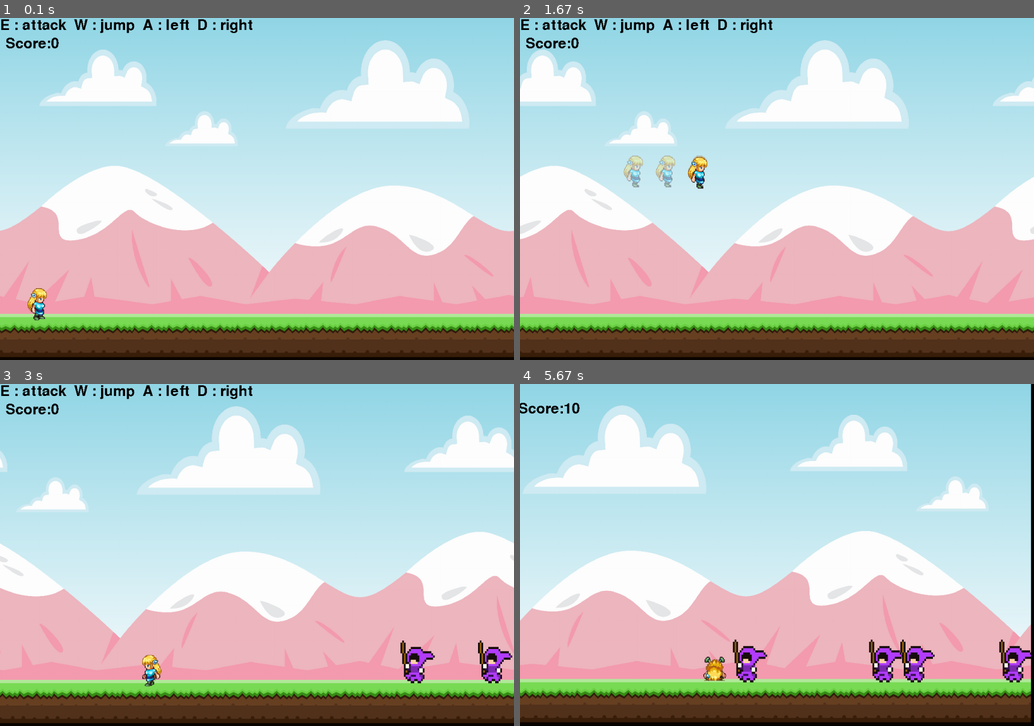
Above: before the commit, frames 1-4 (two rows, left to right).
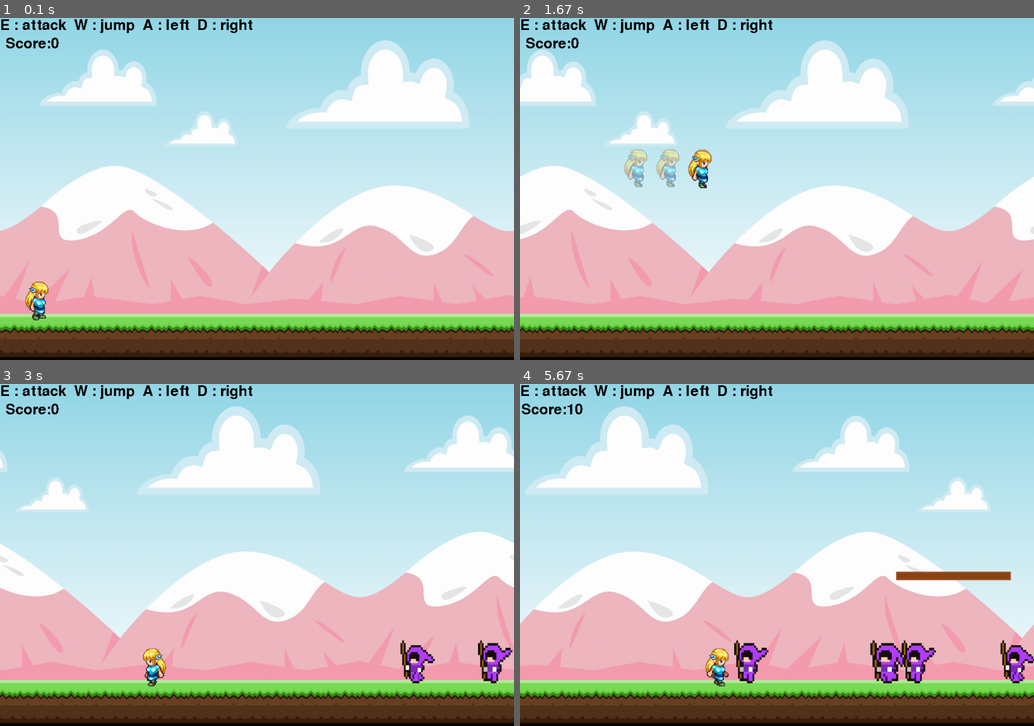
Above: after the commit, the same moments.

Repository: YOU327/-pygame
Game: pygame game, started from shit.py
Same seed, same stepped clock (60 frames per second), same inputs: the game is played once before the commit and once after it.
Inputs (mouse positions are in pixels of both pictures, inside the frame that each line leads up to):
- Up to frame 1 (0.1 s): no input
- Up to frame 2 (1.67 s): click (777, 189) at 0.38 s; hold D 0.67-1.13 s; hold W 1.17-1.47 s; tap Ctrl at 1.5 s
- Up to frame 3 (3 s): hold D 1.83-2.3 s; hold A 2.33-2.87 s; hold A from 2.9 s (still down)
- Up to frame 4 (5.67 s): tap E at 3.05 s; release A at 3.3 s; hold W 3.33-3.7 s; hold D 3.73-4.37 s; click (967, 674) at 4.45 s; hold A 4.73-5.2 s; hold D from 5.23 s (still down)

The runs differ from the first frame. In frame 1, 0.4% of the frame differs, in the area x 4-10%, y 77-89%; in frame 2, 1.0%; in frame 3, 1.0%; in frame 4, 8.8%, in the area x 0-100%, y 0-100%.

Commit message:
還沒更改角色的最終版大概

Diff:
--- a/shit.py
+++ b/shit.py
@@ -1,6 +1,7 @@
 import pygame
 import os
 import sys
+import math
 from random import randint
 
 
@@ -13,17 +14,20 @@
 
 def obstacle_movement(obstacle_list, is_update=True):
     if obstacle_list:
-        for obstacle_rect in obstacle_list:
+        for obst in obstacle_list:
+            rect, type_idx, frames, frame_idx = obst
             if is_update:
-                obstacle_rect.x -= 4
-            if obstacle_rect.bottom == 700:
-                screen.blit(bad1_surface, obstacle_rect)
-            else:
-                screen.blit(bad2_surface, obstacle_rect)
+                rect.x -= 4
+
+                # Animate
+                obst[3] += 0.15 # frame_idx
+                if obst[3] >= len(frames): obst[3] = 0
+
+            screen.blit(frames[int(obst[3])], rect)
 
         if is_update:
             obstacle_list = [
-                obstacle for obstacle in obstacle_list if obstacle.x > -100]
+                obs for obs in obstacle_list if obs[0].x > -200]
         return obstacle_list
     else:
         return []
@@ -32,7 +36,9 @@
 def collisions(obstacles):
     global dead_obstacle_list, hit_stop_frames, screen_shake_intensity, combo_count, combo_timer, score, spawn_rate_ms
     if obstacles:
-        for obstacle_rect in obstacles:
+        for obst in obstacles[:]:
+            obstacle_rect = obst[0]
+            type_idx = obst[1]
             hit_by_effect = False
             if dash_timer > 0 and good_rec.colliderect(obstacle_rect):
                 hit_by_effect = True
@@ -42,14 +48,14 @@
                     hit_by_effect = True
                     break
 
-            if (good_rec.colliderect(obstacle_rect) and is_attacking) or hit_by_effect:
+            if (good_rec.inflate(-20, -10).colliderect(obstacle_rect.inflate(-10, -5)) and is_attacking) or hit_by_effect:
                 hit_stop_frames = 6
                 screen_shake_intensity = 5
                 combo_count += 1
                 combo_timer = 180
                 score += 10 * combo_count
 
-                new_rate = max(300, 1000 - int(score / 200) * 100)
+                new_rate = max(250, 1000 - int(score / 500) * 100)
                 if new_rate != spawn_rate_ms:
                     spawn_rate_ms = new_rate
                     pygame.time.set_timer(obstacle_timer, spawn_rate_ms)
@@ -66,11 +72,11 @@
                         'timer': randint(20, 40)
                     })
 
-                if obstacle_rect.bottom == 700:
+                if obstacle_rect.bottom >= 700:
                     dead_obstacle_list.append([obstacle_rect, 0, randint(5, 12), randint(-15, -5)])
-                obstacle_rect_list.remove(obstacle_rect)
+                obstacle_rect_list.remove(obst)
                 return True
-            elif good_rec.colliderect(obstacle_rect):
+            elif good_rec.inflate(-30, -20).colliderect(obstacle_rect.inflate(-20, -10)) and dash_timer <= 0:
                 return False
     return True
 
@@ -112,7 +118,7 @@
         else:
             good_surface = frames_to_use[int(good_attack_index)]
             # Wave effect spawn
-            if int(good_attack_index) == 3: # Frame for slash wave
+            if attack_mode == "slash" and int(good_attack_index) == 3: # Frame for slash wave
                 direction = 1 if facing_right else -1
                 spawn_x = good_rec.right - 10 if facing_right else good_rec.left + 10
                 punch_effects_list.append({'x': spawn_x, 'y': good_rec.centery, 'timer': 0, 'dir': direction})
@@ -122,12 +128,12 @@
         else:
             if keys[pygame.K_d]:
                 good_index += 0.2
-                if good_index >= 9: good_index = 0
+                if good_index >= 8: good_index = 0
                 good_surface = good_walk_right[int(good_index)]
                 facing_right = True
             elif keys[pygame.K_a]:
                 good_index += 0.2
-                if good_index >= 9: good_index = 0
+                if good_index >= 8: good_index = 0
                 good_surface = good_walk_left[int(good_index)]
                 facing_right = False
             else:
@@ -239,24 +245,28 @@
         return []
 
 
-# Player Spritesheet Optimization
+# HD LPC Spritesheet Optimization (Player Folder)
 player_sheet_path = os.path.join(current_dir, "player", "SaraFullSheet.png")
 # Layout: 13 cols x 21 rows (64x64 pixels/grid)
 # LPC Standard Frame Counts: Walk=9, Strike=6, Thrust=8, Die=6
-good_walk_right = get_frames_from_sheet(player_sheet_path, 21, 13, (100, 100), row_to_get=11, frame_count=9)
-good_walk_left = get_frames_from_sheet(player_sheet_path, 21, 13, (100, 100), row_to_get=9, frame_count=9)
-good_strike_right = get_frames_from_sheet(player_sheet_path, 21, 13, (100, 100), row_to_get=15, frame_count=6)
-good_strike_left = get_frames_from_sheet(player_sheet_path, 21, 13, (100, 100), row_to_get=13, frame_count=6)
-good_thrust_down = get_frames_from_sheet(player_sheet_path, 21, 13, (100, 100), row_to_get=6, frame_count=8)
-good_thrust_up = get_frames_from_sheet(player_sheet_path, 21, 13, (100, 100), row_to_get=4, frame_count=8)
-good_die_frames = get_frames_from_sheet(player_sheet_path, 21, 13, (100, 100), row_to_get=20, frame_count=6)
+good_walk_right = get_frames_from_sheet(player_sheet_path, 21, 13, (120, 120), row_to_get=11, frame_count=9)
+good_walk_left = get_frames_from_sheet(player_sheet_path, 21, 13, (120, 120), row_to_get=9, frame_count=9)
+good_strike_right = get_frames_from_sheet(player_sheet_path, 21, 13, (120, 120), row_to_get=15, frame_count=6)
+good_strike_left = get_frames_from_sheet(player_sheet_path, 21, 13, (120, 120), row_to_get=13, frame_count=6)
+good_thrust_down = get_frames_from_sheet(player_sheet_path, 21, 13, (120, 120), row_to_get=6, frame_count=8)
+good_thrust_up = get_frames_from_sheet(player_sheet_path, 21, 13, (120, 120), row_to_get=4, frame_count=8)
+good_die_frames = get_frames_from_sheet(player_sheet_path, 21, 13, (120, 120), row_to_get=20, frame_count=6)
 
 good_attack_frames = good_strike_right + good_strike_left + good_thrust_down + good_thrust_up
 good_die_surface = good_die_frames[5] # Fully collapsed frame
 
+# Enemies Initialization (Original Ground/Air only)
+bad1_frames = load_animation('bad1', "YeOldyNecroGuy", (80, 100), 1, 6) # Zombie
+bad2_frames = load_animation("bad2", "32x32-bat-sprite", (70, 70), 2, 4) # Bat
+
 good_attack_index = 0
 is_attacking = False
-attack_mode = "slash" # "slash", "kick_down", "kick_up"
+attack_mode = "slash"
 good_index = 0
 good_surface = good_walk_right[good_index]
 good_rec = good_surface.get_rect(midbottom=(100, HEIGHT-90))
@@ -282,12 +292,12 @@
             if event.type == platform_timer:
                 platform_list.append(pygame.Rect(WIDTH + 50, randint(300, 550), randint(150, 300), 20))
             if event.type == obstacle_timer:
-                if randint(0, 2):
-                    obstacle_rect_list.append(bad1_surface.get_rect(
-                        midbottom=(randint(WIDTH + 100, WIDTH + 300), 700)))
-                else:
-                    obstacle_rect_list.append(bad2_surface.get_rect(
-                        midbottom=(randint(WIDTH + 100, WIDTH + 300), randint(400, 600))))
+                if randint(0, 2): # Ground Zombie
+                    rect = bad1_frames[0].get_rect(midbottom=(randint(WIDTH+100, WIDTH+300), 700))
+                    obstacle_rect_list.append([rect, 1, bad1_frames, 0])
+                else: # Flying Bat
+                    rect = bad2_frames[0].get_rect(midbottom=(randint(WIDTH+100, WIDTH+300), randint(400, 550)))
+                    obstacle_rect_list.append([rect, 2, bad2_frames, 0])
             if event.type == bad1_animation_timer:
                 if bad1_frame_index < len(bad1_frames) - 1:
                     bad1_frame_index += 1
@@ -460,11 +470,9 @@
     elif game_over_falling:
         screen.blit(background_surface, (bg_x, bg_y))
         screen.blit(background_surface, (bg_x + WIDTH, bg_y))
-        for obstacle_rect in obstacle_rect_list:
-            if obstacle_rect.bottom == 700:
-                screen.blit(bad1_surface, obstacle_rect)
-            else:
-                screen.blit(bad2_surface, obstacle_rect)
+        for obst in obstacle_rect_list:
+            rect, type_idx, frames, f_idx = obst
+            screen.blit(frames[int(f_idx)], rect)
         for dead_item in dead_obstacle_list:
             screen.blit(bad1_dead_surface, dead_item[0])
 
@@ -496,6 +504,7 @@
         platform_list.clear()
         dash_ghosts.clear()
         combo_count = 0
+        obstacle_rect_list = obstacle_movement(obstacle_rect_list, False)
 
     if screen_shake_intensity > 0:
         render_offset_x = randint(-screen_shake_intensity, screen_shake_intensity)
